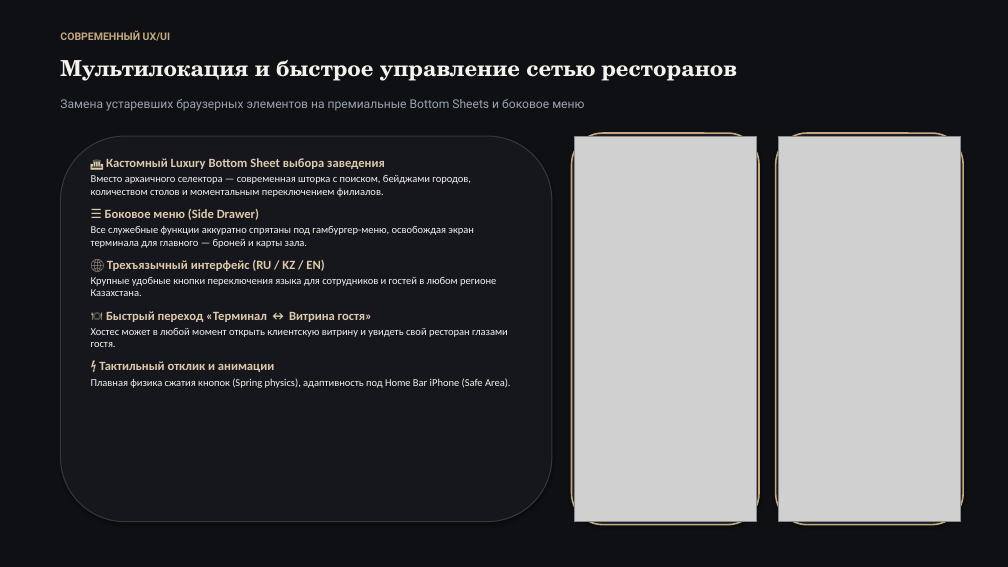
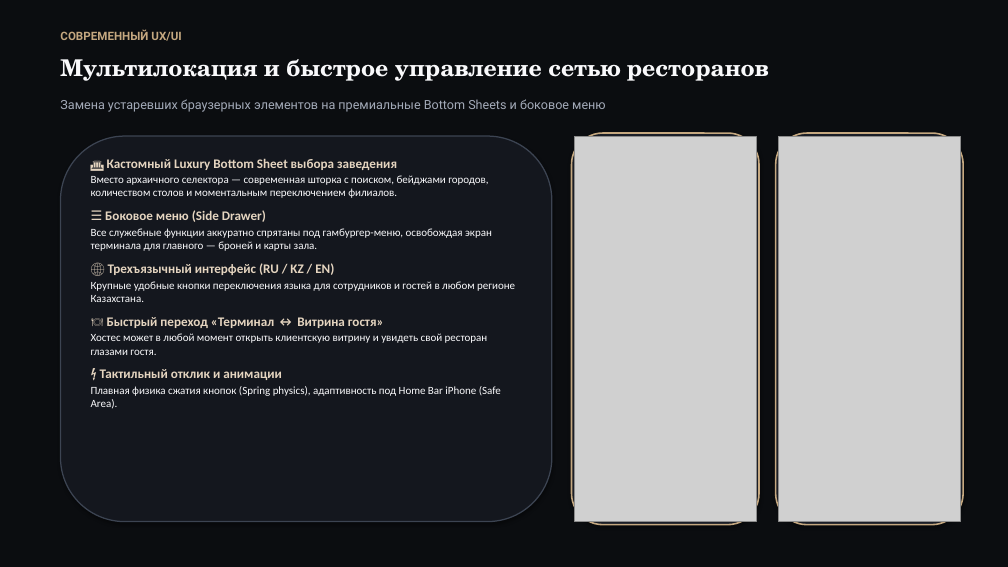
Before and after one commit to Sp1ceMan/restokz-bot, a slide deck: slide 9 of RestoKZ_Presentation.pptx. Drawn at 1008x567 pixels with LibreOffice and Linux fonts; fonts in the diff are those of the drawing; grey boxes stand for pictures. Boxes give left, top, right and bottom in pixels: in the first picture for what was removed or moved away, otherwise in the second. Text is boxed around its words. In the diff, an @@ line names an element or a change of style, - is before the commit and + after.

```diff
--- a/RestoKZ_Presentation.pptx
+++ b/RestoKZ_Presentation.pptx
@@ rectangle at (0,0,1008,567): fill #0E1013 to #0B0D10 @@
@@ text "СОВРЕМЕННЫЙ UX/UI" at (60,29,181,41): size 10 to 11 pt @@
@@ text "Мультилокация и быстрое управление сетью ..." at (60,59,769,81): size 21 to 22 pt, text colour #F4F2EE to #F9F9FB @@
@@ text "Замена устаревших браузерных элементов на ..." at (60,99,606,112): size 11.5 to 12 pt, text colour #9CA3AF to #A3AAB8 @@
@@ rounded rectangle at (60,136,552,522): fill #15171D to #14171E; outline #323741 1 pt to #3C4452 1.2 pt @@
@@ text "🏛 Кастомный Luxury Bottom Sheet ..." at (91,158,515,409): size 12 to 12.5 pt, text colour #DFCAAB to #E5D5C0 in "🏛 Кастомный Luxury Bottom Sheet выбора заведения", "☰ Боковое меню (Side Drawer)", "🌐 Трехъязычный интерфейс (RU / KZ / ...", "🍽 Быстрый переход «Терминал ↔ Витрина гостя»" and 1 more places; size 10 to 10.5 pt, text colour #F4F2EE to #F9F9FB in "Вместо архаичного селектора — современная шторка с ...", "Все служебные функции аккуратно спрятаны под гамбургер-меню, ...", "Крупные удобные кнопки переключения языка для сотрудников ...", "Хостес может в любой момент открыть клиентскую ..." and 1 more places @@
```
Also in this commit, not shown: 14 other slides changed, 4 other files.
